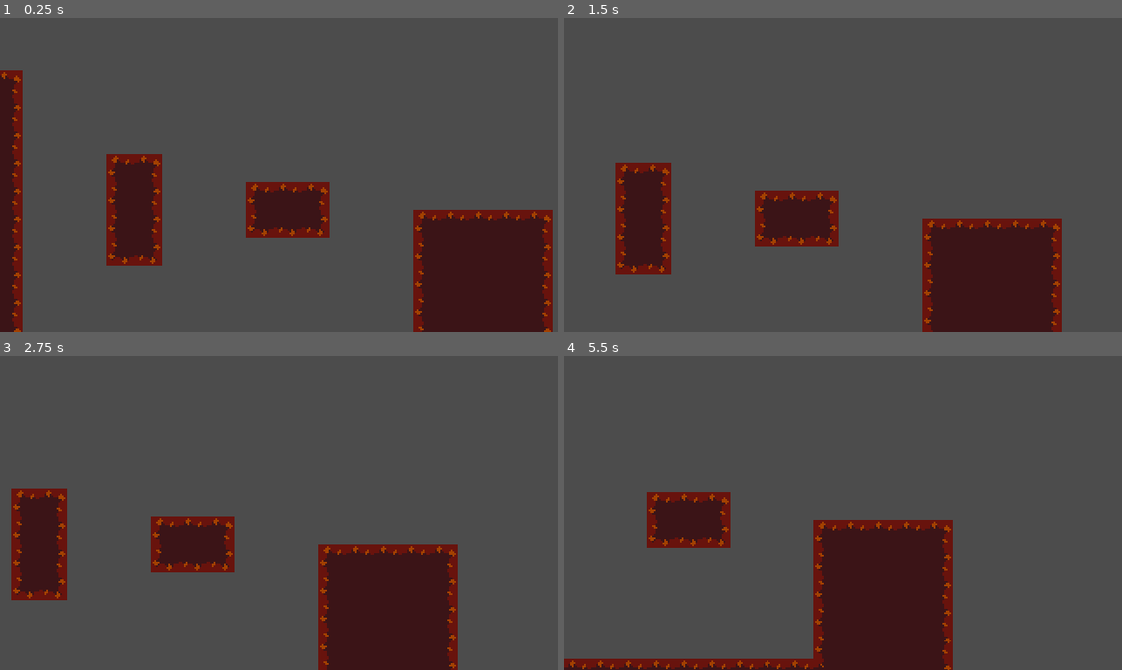
Above: before the commit, frames 1-4 (two rows, left to right).
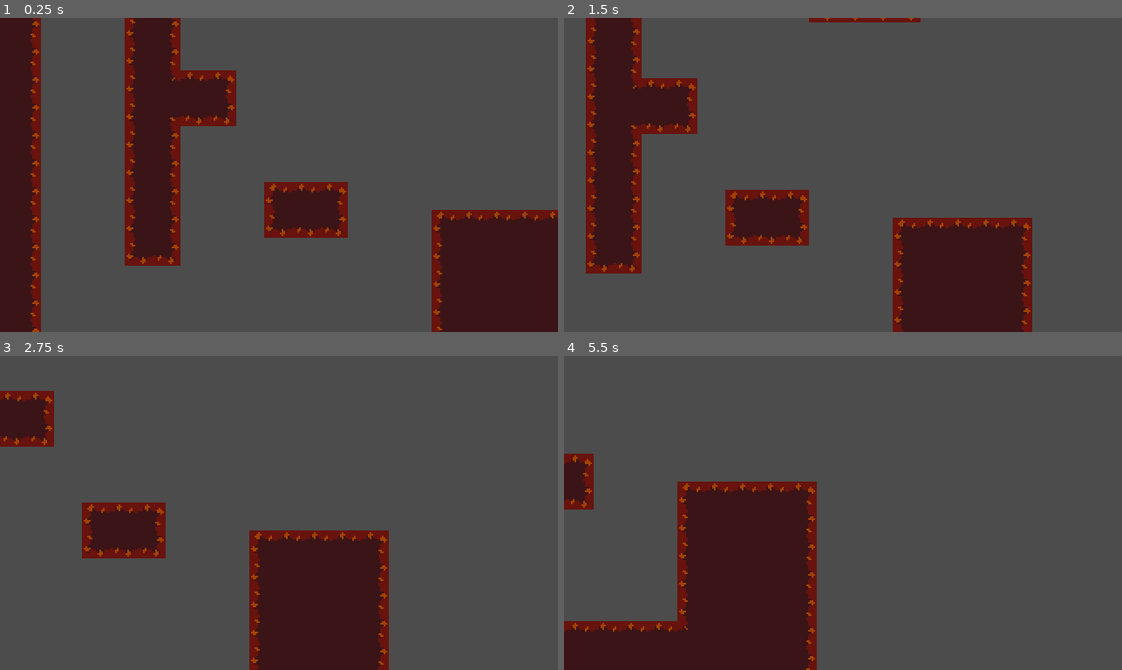
Above: after the commit, the same moments.

Repository: debobrad579/Labyrinth
Game: Godot game, scene res://Main.tscn
Two runs of this game, one before a commit and one after it. Both use one fixed random seed, a clock stepped at 60 frames per second and the inputs below.
Inputs:
- Up to frame 1 (0.25 s): no input
- Up to frame 2 (1.5 s): hold D (walk_right_p1) from 0.53 s (still down); tap F (dash_p1) at 0.6 s; tap Space (jump_p1) at 0.77 s; tap Left (walk_left_p2) at 1.35 s
- Up to frame 3 (2.75 s): tap Space (jump_p1) at 1.52 s; release D (walk_right_p1) at 2.03 s; hold A (walk_left_p1) from 2.03 s (still down); tap Right (walk_right_p2) at 2.1 s
- Up to frame 4 (5.5 s): release A (walk_left_p1) at 2.78 s; hold D (walk_right_p1) 2.78-4.28 s; tap F (dash_p1) at 2.85, 5.1 s; tap Space (jump_p1) at 3.02, 3.77, 4.52 s; tap Left (walk_left_p2) at 3.6 s; hold A (walk_left_p1) 4.28-5.03 s; tap Right (walk_right_p2) at 4.35 s; hold D (walk_right_p1) from 5.03 s (still down)

The runs differ from the first frame. In frame 1, 20% of the frame differs, in the area x 0-100%, y 0-100%; in frame 2, 19%; in frame 3, 23%; in frame 4, 30%, in the area x 0-70%, y 31-100%.

Commit message:
Fixed bug where player couldn't double jump next to a wall.

Diff:
--- a/Main.tscn
+++ b/Main.tscn
@@ -1,19 +1,15 @@
-[gd_scene load_steps=5 format=2]
+[gd_scene load_steps=4 format=2]
 
 [ext_resource path="res://ReusableNodes/TileMap.tscn" type="PackedScene" id=1]
 [ext_resource path="res://Player/Camera.tscn" type="PackedScene" id=2]
 [ext_resource path="res://Player/Player1.tscn" type="PackedScene" id=3]
-[ext_resource path="res://Player/Player2.tscn" type="PackedScene" id=4]
 
 [node name="Main" type="Node2D"]
 
 [node name="TileMap" parent="." instance=ExtResource( 1 )]
-tile_data = PoolIntArray( -1, 0, 0, -65536, 0, 2, 65535, 0, 65536, 0, 0, 65538, 131071, 0, 65536, 65536, 0, 65538, 196607, 0, 65536, 131072, 0, 65538, 131076, 0, 0, 131077, 0, 2, 262143, 0, 65536, 196608, 0, 65538, 19 …(1918 unchanged characters)…
+tile_data = PoolIntArray( -393217, 0, 0, -458752, 0, 2, -458748, 0, 0, -458747, 0, 2, -327681, 0, 65536, -393216, 0, 65538, -393212, 0, 65536, -393211, 0, 65538, -262145, 0, 65536, -327680, 0, 65538, -327676, 0, 65536, -327675, 0, 65538, -327668, 0, 0, -327667, 0, 1, -327666, 0, 1, -327665, 0, 2, -196609, 0, 65536, -262144, 0, 65538, -262140, 0, 65536, -262139, 0, 65538, -262132, 0, 131072, -262131, 0, 131073, -262130, 0, 131073, -262129, 0, 131074, -131073, 0, 65536, -196608, 0, 65538, -196604, 0, 65536, -196603, 0, 65538, -65537, 0, 65536, -131072, 0, 65538, -131068, 0, 65536, -131067, 0, 65538, -1, 0, 65536, -65536, 0, 65538, -65532, 0, 65536, -65531, 0, 131077, -65530, 0, 1, -65529, 0, 2, 65535, 0, 65536, 0, 0, 65538, 4, 0, 65536, 5, 0, 65541, 6, 0, 131073, 7, 0, 131074, 131071, 0, 65536, 65536, 0, 65538, 65540, 0, 65536, 65541, 0, 65538, 196607, 0, 65536, 131072, 0, 65538, 131076, 0, 65536, 131077, 0, 65538, 262143, 0, 65536, 196608, 0, 65538, 19 …(1918 unchanged characters)…
 
 [node name="Player1" parent="." instance=ExtResource( 3 )]
 position = Vector2( 149.671, 22.2725 )
 
-[node name="Player2" parent="." instance=ExtResource( 4 )]
-position = Vector2( 178.626, 21.3816 )
-
 [node name="Camera" parent="." instance=ExtResource( 2 )]
--- a/Player/Player.gd
+++ b/Player/Player.gd
@@ -82,6 +82,15 @@
 	else:
 		return(false)
 
+func wall_slide():
+	if on_wall and Input.is_action_pressed(RIGHT):
+		return true
+	else:
+		if on_wall and Input.is_action_pressed(LEFT):
+			return true
+		else:
+			return false
+
 # Main physics and process function
 func _physics_process(delta):
 
@@ -166,7 +175,7 @@
 			motion.x = move_toward(motion.x, 0, AIR_RESISTANCE * delta)
 
 		# If there are still double jumps left and they press jump
-		if double_jump > 0 and Input.is_action_just_pressed(JUMP) and not on_wall:
+		if double_jump > 0 and Input.is_action_just_pressed(JUMP) and wall_slide() == false:
 
 			ACCELERATION = 500
 
@@ -217,9 +226,8 @@
 				wall_double_jump = false
 
 		# Wall scaling (only if moving into it)
-		if motion.y >= 0 and x_input != 0:
+		if motion.y >= 0 and wall_slide():
 			motion.y = min(motion.y + WALL_SLIDE_ACCELERATION, MAX_WALL_SLIDE_SPEED)
-
 
 	var gravity_vector = Vector2(0, GRAVITY)
 	motion += gravity_vector * delta
@@ -227,7 +235,6 @@
 
 func _on_WallDetector_body_entered(_body):
 	on_wall = true
-
 
 func _on_WallDetector_body_exited(_body):
 	on_wall = false
Not shown, changed: .mono/metadata/ide_messaging_meta.txt
